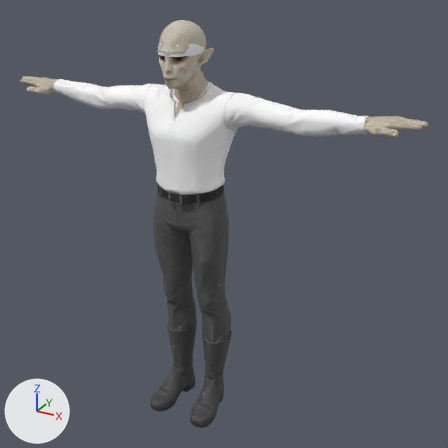
The glTF model godot-client/assets/actors/native/races/mycelari_male.glb as it was, and as the next commit left it.
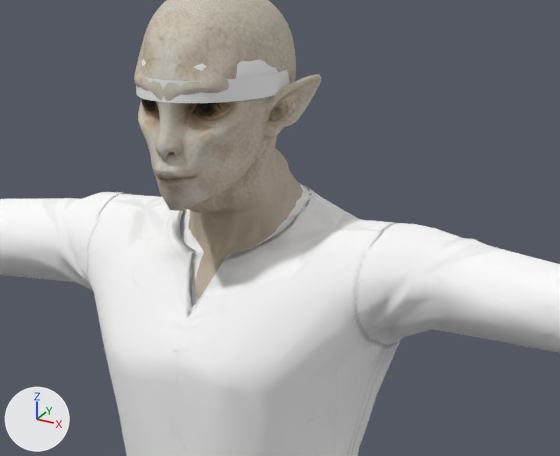
There are two pictures of each version: one whole from a 50 mm camera at (1.304, -2.055, 1.994) aimed at (0.125, 0.089, 0.922), one close up on the part from 26% to 64% of the width and 6% to 36% of the height. The lights are fixed; the arrows at lower left show +X, +Y and +Z. The older version's two pictures come first.

In view in the first close-up: 'body', 'eyes', 'scalp', 'wardrobe_head_band', 'wardrobe_head_cap', 'wardrobe_shirt'.
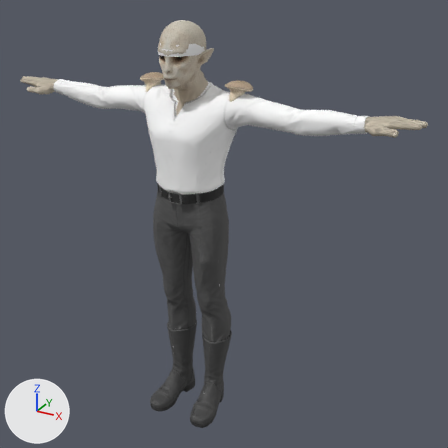
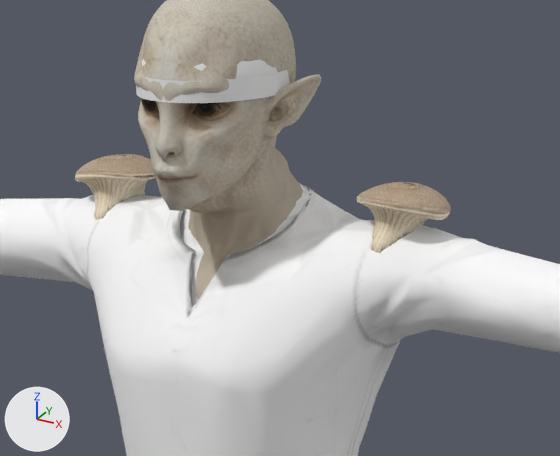
The change, as JSON lines over the scene's bpy script:
```json
{"op": "add", "block": "img_image_4", "code": ["img_image_4 = load_image('Image_4', '_unpacked/Image_4', 512, 512, 'sRGB')"]}
{"op": "add", "block": "mat_race_feature_growth", "code": ["mat_race_feature_growth = principled_material('Race feature growth')", "mat_race_feature_growth.texture = img_image_4", "mat_race_feature_growth.roughness = 0.85"]}
{"op": "add", "block": "me_race_feature_shoulders", "code": ["me_race_feature_shoulders = bpy.data.meshes.new('race_feature_shoulders')", "me_race_feature_shoulders.from_pydata(...)  # 1350 vertices, 2599 faces; spans x -0.248..0.258, y 0.005..0.114, z 1.471..1.543", "me_race_feature_shoulders.materials.append(mat_race_feature_growth)  # picture img_image_4"]}
{"op": "add", "block": "ob_race_feature_shoulders", "code": ["ob_race_feature_shoulders = bpy.data.objects.new('race_feature_shoulders', me_race_feature_shoulders)", "ob_race_feature_shoulders.location = (0.0, 0.0, 0.0)"]}
```

Pixel boxes (x1, y1, x2, y2) of what changed, in the close-ups (560 x 456 px):
```json
{"object": "race_feature_shoulders", "change": "added", "after": [75, 154, 451, 253], "on screen": "beige"}
```
